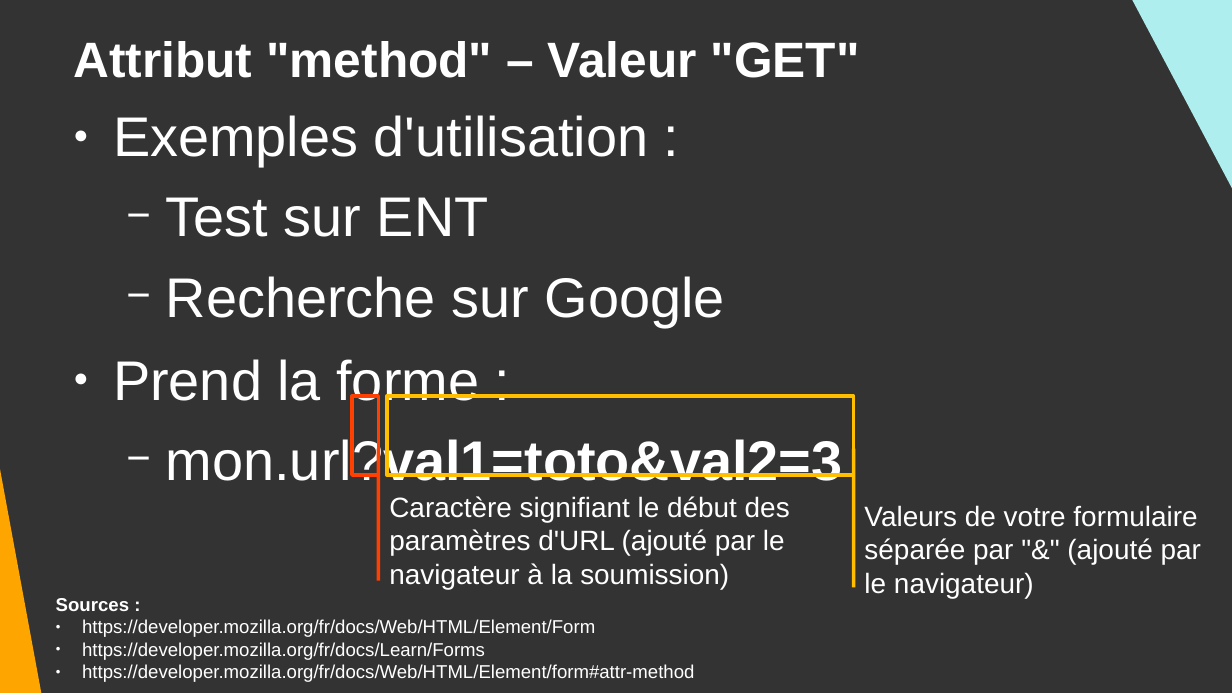
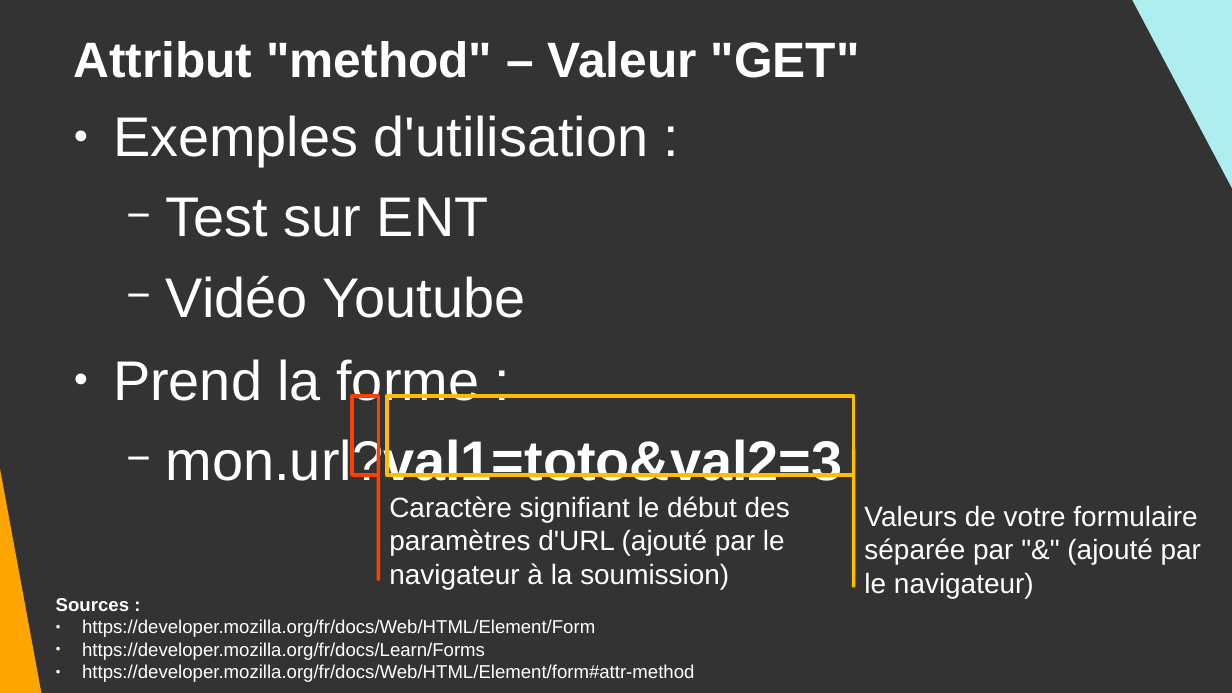
Before and after one commit to DanYellow/cours, a slide deck: slide 12 of integration-web-s1/travaux-pratiques/numero-3/presentation.odp. Drawn at 1232x693 pixels with LibreOffice and Linux fonts; fonts in the diff are those of the drawing. Boxes give left, top, right and bottom in pixels: in the first picture for what was removed or moved away, otherwise in the second. Text is boxed around its words. In the diff, an @@ line names an element or a change of style, - is before the commit and + after.

```diff
--- a/integration-web-s1/travaux-pratiques/numero-3/presentation.odp
+++ b/integration-web-s1/travaux-pratiques/numero-3/presentation.odp
@@ text at [166,276,525,318]: text changed @@
-  − Recherche sur Google
+  − Vidéo Youtube
```
Also in this commit, not shown: 12 other slides changed, 1 slide added, 7 other files.
